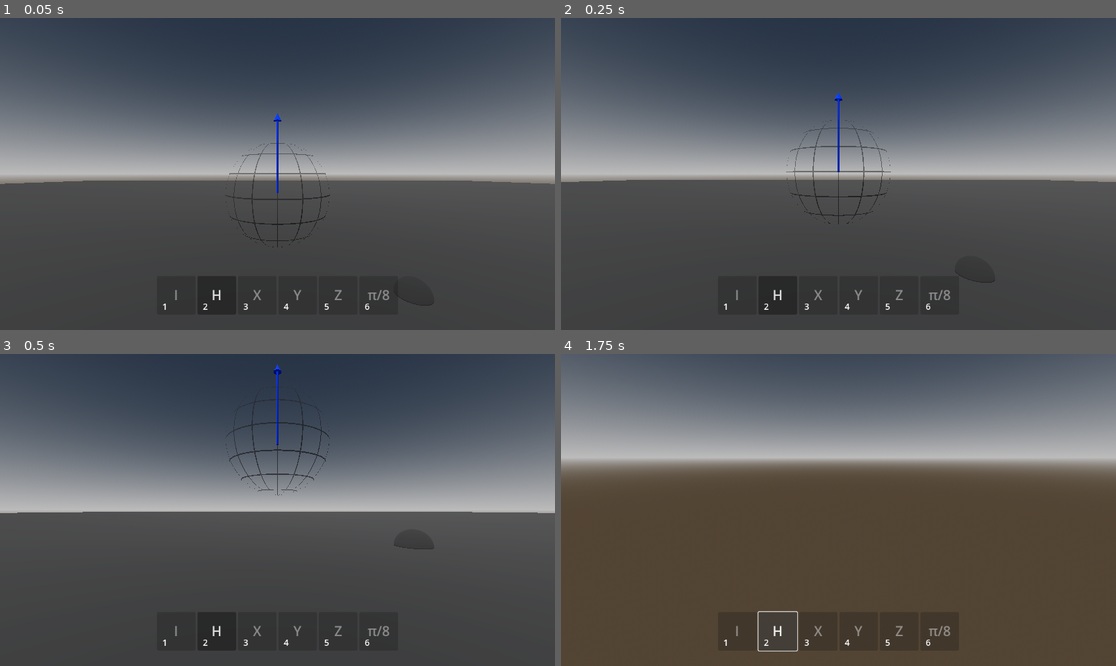
Above: before the commit, frames 1-4 (two rows, left to right).
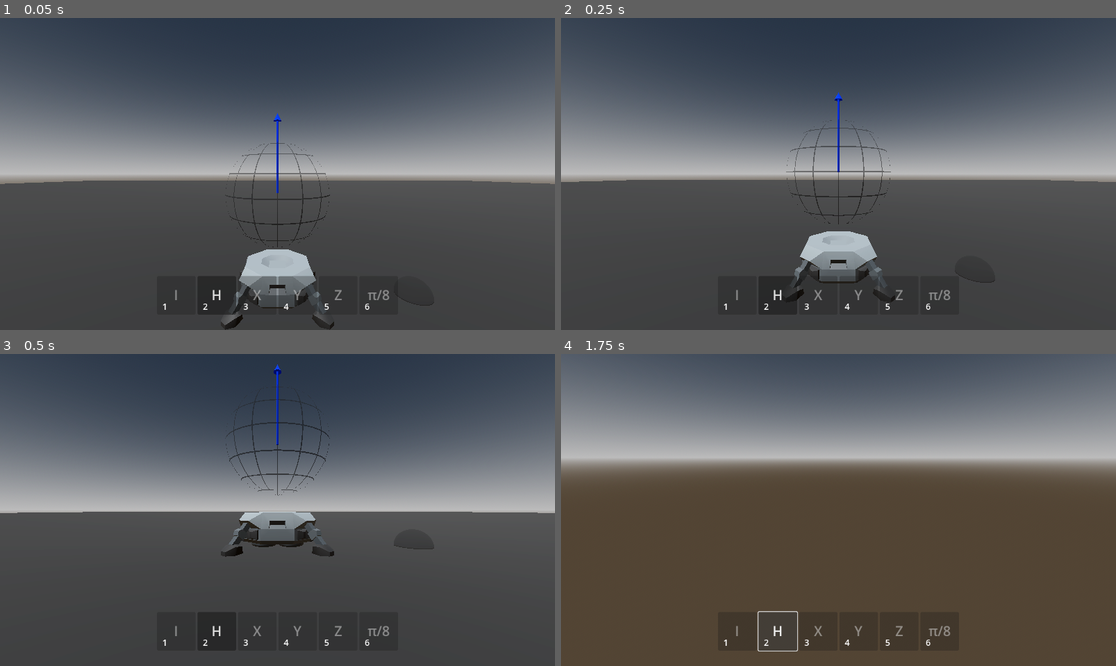
Above: after the commit, the same moments.

Repository: tdejong00/qugame
Game: Godot game, scene res://scenes/levels/main.tscn
The game is run twice, just before and just after one commit, with the same random seed, the same clock (stepped at 60 frames per second) and the same inputs.
Inputs (mouse positions are in pixels of both pictures, inside the frame that each line leads up to):
- Up to frame 1 (0.05 s): no input
- Up to frame 2 (0.25 s): no input
- Up to frame 3 (0.5 s): no input
- Up to frame 4 (1.75 s): tap Enter at 0.5 s; move the mouse to (866, 510) at 0.52 s; hold W (move_up) 0.53-1.25 s; tap F (interact) at 0.6 s; tap Space (jump) at 0.77 s; click "H" at 1.25 s

The runs differ from the first frame. In frame 1, 1.9% of the frame differs, in the area x 40-61%, y 74-100%; in frame 2, 1.8%; in frame 3, 1.3%; in frame 4, nothing differs.

Commit message:
Use assets for qubits and quantum gate bases

Diff:
--- a/scenes/objects/gates/hadamard_gate/hadamard_gate.tscn
+++ b/scenes/objects/gates/hadamard_gate/hadamard_gate.tscn
@@ -1,31 +1,25 @@
-[gd_scene load_steps=7 format=3 uid="uid://dnn7gxjnik7iw"]
+[gd_scene load_steps=6 format=3 uid="uid://dnn7gxjnik7iw"]
 
 [ext_resource type="Script" path="res://scenes/objects/gates/hadamard_gate/hadamard_gate.gd" id="1_2r02u"]
-[ext_resource type="Material" uid="uid://cqj87tia0cqks" path="res://assets/materials/black.tres" id="2_pmyb2"]
-[ext_resource type="Material" uid="uid://be2mlb4cmisim" path="res://assets/materials/blue.tres" id="3_lf62x"]
+[ext_resource type="PackedScene" uid="uid://bealr5knvwopx" path="res://addons/kaykit_space_base_bits/Assets/gltf/roofmodule_base.gltf" id="2_fxecc"]
+[ext_resource type="Material" uid="uid://b1yn56oqf1vd1" path="res://assets/materials/grey.tres" id="3_poxhu"]
 
-[sub_resource type="BoxMesh" id="BoxMesh_noipg"]
-material = ExtResource("2_pmyb2")
-size = Vector3(1, 0.4, 1)
+[sub_resource type="ShaderMaterial" id="ShaderMaterial_cv1ar"]
 
-[sub_resource type="TextMesh" id="TextMesh_u3wlr"]
-material = ExtResource("3_lf62x")
+[sub_resource type="TextMesh" id="TextMesh_fefgh"]
+material = ExtResource("3_poxhu")
 text = "H"
-
-[sub_resource type="ConvexPolygonShape3D" id="ConvexPolygonShape3D_bo6fl"]
-points = PackedVector3Array(-0.5, -0.2, -0.5, -0.5, 0.2, -0.5, 0.5, -0.2, -0.5, -0.5, -0.2, 0.5, -0.5, 0.2, 0.5, 0.5, 0.2, -0.5, 0.5, -0.2, 0.5, 0.5, 0.2, 0.5)
+font_size = 96
+depth = 0.1
 
 [node name="HadamardGate" type="Node3D"]
 script = ExtResource("1_2r02u")
 
-[node name="StaticBody3D" type="StaticBody3D" parent="."]
+[node name="Base" parent="." instance=ExtResource("2_fxecc")]
+transform = Transform3D(1, 0, 0, 0, 1, 0, 0, 0, 1, 0, 0.1, 0)
 
-[node name="MeshInstance3D" type="MeshInstance3D" parent="StaticBody3D"]
-mesh = SubResource("BoxMesh_noipg")
-
-[node name="MeshInstance3D2" type="MeshInstance3D" parent="StaticBody3D"]
-transform = Transform3D(5, -2.84217e-14, 0, -7.7647e-22, -2.18557e-07, 5, -2.84217e-14, -5, -2.18557e-07, 0, 0.25, 0)
-mesh = SubResource("TextMesh_u3wlr")
-
-[node name="CollisionShape3D" type="CollisionShape3D" parent="StaticBody3D"]
-shape = SubResource("ConvexPolygonShape3D_bo6fl")
+[node name="TextMeshInstance" type="MeshInstance3D" parent="Base"]
+transform = Transform3D(1, 0, 0, 0, -4.37114e-08, 1, 0, -1, -4.37114e-08, 0, 0.15, 0)
+material_overlay = SubResource("ShaderMaterial_cv1ar")
+mesh = SubResource("TextMesh_fefgh")
+skeleton = NodePath("")
--- a/scenes/objects/gates/identity_gate/identity_gate.tscn
+++ b/scenes/objects/gates/identity_gate/identity_gate.tscn
@@ -1,31 +1,22 @@
-[gd_scene load_steps=7 format=3 uid="uid://c22a2s455orx7"]
+[gd_scene load_steps=5 format=3 uid="uid://c22a2s455orx7"]
 
 [ext_resource type="Script" path="res://scenes/objects/gates/identity_gate/identity_gate.gd" id="1_75w2r"]
-[ext_resource type="Material" uid="uid://cqj87tia0cqks" path="res://assets/materials/black.tres" id="1_fjqbi"]
-[ext_resource type="Material" uid="uid://be2mlb4cmisim" path="res://assets/materials/blue.tres" id="3_u1hpi"]
+[ext_resource type="PackedScene" uid="uid://bealr5knvwopx" path="res://addons/kaykit_space_base_bits/Assets/gltf/roofmodule_base.gltf" id="2_ia31d"]
+[ext_resource type="Material" uid="uid://b1yn56oqf1vd1" path="res://assets/materials/grey.tres" id="3_m06wf"]
 
-[sub_resource type="BoxMesh" id="BoxMesh_t8urp"]
-material = ExtResource("1_fjqbi")
-size = Vector3(1, 0.4, 1)
-
-[sub_resource type="TextMesh" id="TextMesh_gt3xv"]
-material = ExtResource("3_u1hpi")
+[sub_resource type="TextMesh" id="TextMesh_3op8q"]
+material = ExtResource("3_m06wf")
 text = "I"
-
-[sub_resource type="ConvexPolygonShape3D" id="ConvexPolygonShape3D_edw1c"]
-points = PackedVector3Array(-0.5, -0.2, -0.5, -0.5, 0.2, -0.5, 0.5, -0.2, -0.5, -0.5, -0.2, 0.5, -0.5, 0.2, 0.5, 0.5, 0.2, -0.5, 0.5, -0.2, 0.5, 0.5, 0.2, 0.5)
+font_size = 96
+depth = 0.1
 
 [node name="IdentityGate" type="Node3D"]
 script = ExtResource("1_75w2r")
 
-[node name="StaticBody3D" type="StaticBody3D" parent="."]
+[node name="Base" parent="." instance=ExtResource("2_ia31d")]
+transform = Transform3D(1, 0, 0, 0, 1, 0, 0, 0, 1, 0, 0.1, 0)
 
-[node name="MeshInstance3D" type="MeshInstance3D" parent="StaticBody3D"]
-mesh = SubResource("BoxMesh_t8urp")
-
-[node name="MeshInstance3D2" type="MeshInstance3D" parent="StaticBody3D"]
-transform = Transform3D(5, -2.84217e-14, 0, -7.7647e-22, -2.18557e-07, 5, -2.84217e-14, -5, -2.18557e-07, 0, 0.25, 0)
-mesh = SubResource("TextMesh_gt3xv")
-
-[node name="CollisionShape3D" type="CollisionShape3D" parent="StaticBody3D"]
-shape = SubResource("ConvexPolygonShape3D_edw1c")
+[node name="TextMeshInstance" type="MeshInstance3D" parent="Base"]
+transform = Transform3D(1, 0, 0, 0, -4.37114e-08, 1, 0, -1, -4.37114e-08, 0, 0.15, 0)
+mesh = SubResource("TextMesh_3op8q")
+skeleton = NodePath("")
--- a/scenes/objects/gates/pauli_x_gate/pauli_x_gate.tscn
+++ b/scenes/objects/gates/pauli_x_gate/pauli_x_gate.tscn
@@ -1,31 +1,22 @@
-[gd_scene load_steps=7 format=3 uid="uid://t5tk3vg1fiy"]
+[gd_scene load_steps=5 format=3 uid="uid://t5tk3vg1fiy"]
 
-[ext_resource type="Material" uid="uid://cqj87tia0cqks" path="res://assets/materials/black.tres" id="2_feyuv"]
+[ext_resource type="Material" uid="uid://b1yn56oqf1vd1" path="res://assets/materials/grey.tres" id="3_kedau"]
 [ext_resource type="Script" path="res://scenes/objects/gates/pauli_x_gate/pauli_x_gate.gd" id="3_khlan"]
-[ext_resource type="Material" uid="uid://be2mlb4cmisim" path="res://assets/materials/blue.tres" id="3_yr5p7"]
+[ext_resource type="PackedScene" uid="uid://bealr5knvwopx" path="res://addons/kaykit_space_base_bits/Assets/gltf/roofmodule_base.gltf" id="4_g4p5w"]
 
-[sub_resource type="BoxMesh" id="BoxMesh_y18hi"]
-material = ExtResource("2_feyuv")
-size = Vector3(1, 0.4, 1)
-
-[sub_resource type="TextMesh" id="TextMesh_tmxja"]
-material = ExtResource("3_yr5p7")
+[sub_resource type="TextMesh" id="TextMesh_t2vg5"]
+material = ExtResource("3_kedau")
 text = "X"
-
-[sub_resource type="ConvexPolygonShape3D" id="ConvexPolygonShape3D_mvdau"]
-points = PackedVector3Array(-0.5, -0.2, -0.5, -0.5, 0.2, -0.5, 0.5, -0.2, -0.5, -0.5, -0.2, 0.5, -0.5, 0.2, 0.5, 0.5, 0.2, -0.5, 0.5, -0.2, 0.5, 0.5, 0.2, 0.5)
+font_size = 96
+depth = 0.1
 
 [node name="PauliXGate" type="Node3D"]
 script = ExtResource("3_khlan")
 
-[node name="StaticBody3D" type="StaticBody3D" parent="."]
+[node name="Base" parent="." instance=ExtResource("4_g4p5w")]
+transform = Transform3D(1, 0, 0, 0, 1, 0, 0, 0, 1, 0, 0.1, 0)
 
-[node name="MeshInstance3D" type="MeshInstance3D" parent="StaticBody3D"]
-mesh = SubResource("BoxMesh_y18hi")
-
-[node name="MeshInstance3D2" type="MeshInstance3D" parent="StaticBody3D"]
-transform = Transform3D(5, -2.84217e-14, 0, -7.7647e-22, -2.18557e-07, 5, -2.84217e-14, -5, -2.18557e-07, 0, 0.25, 0)
-mesh = SubResource("TextMesh_tmxja")
-
-[node name="CollisionShape3D" type="CollisionShape3D" parent="StaticBody3D"]
-shape = SubResource("ConvexPolygonShape3D_mvdau")
+[node name="TextMeshInstance" type="MeshInstance3D" parent="Base"]
+transform = Transform3D(1, 0, 0, 0, -4.37114e-08, 1, 0, -1, -4.37114e-08, 0, 0.15, 0)
+mesh = SubResource("TextMesh_t2vg5")
+skeleton = NodePath("")
--- a/scenes/objects/gates/pauli_y_gate/pauli_y_gate.tscn
+++ b/scenes/objects/gates/pauli_y_gate/pauli_y_gate.tscn
@@ -1,31 +1,22 @@
-[gd_scene load_steps=7 format=3 uid="uid://jwahwo270x0"]
+[gd_scene load_steps=5 format=3 uid="uid://jwahwo270x0"]
 
 [ext_resource type="Script" path="res://scenes/objects/gates/pauli_y_gate/pauli_y_gate.gd" id="1_ja188"]
-[ext_resource type="Material" uid="uid://cqj87tia0cqks" path="res://assets/materials/black.tres" id="2_u5liw"]
-[ext_resource type="Material" uid="uid://be2mlb4cmisim" path="res://assets/materials/blue.tres" id="3_wuvy8"]
+[ext_resource type="PackedScene" uid="uid://bealr5knvwopx" path="res://addons/kaykit_space_base_bits/Assets/gltf/roofmodule_base.gltf" id="2_qtbkd"]
+[ext_resource type="Material" uid="uid://b1yn56oqf1vd1" path="res://assets/materials/grey.tres" id="3_olkms"]
 
-[sub_resource type="BoxMesh" id="BoxMesh_y18hi"]
-material = ExtResource("2_u5liw")
-size = Vector3(1, 0.4, 1)
-
-[sub_resource type="TextMesh" id="TextMesh_tmxja"]
-material = ExtResource("3_wuvy8")
+[sub_resource type="TextMesh" id="TextMesh_wklvg"]
+material = ExtResource("3_olkms")
 text = "Y"
-
-[sub_resource type="ConvexPolygonShape3D" id="ConvexPolygonShape3D_mvdau"]
-points = PackedVector3Array(-0.5, -0.2, -0.5, -0.5, 0.2, -0.5, 0.5, -0.2, -0.5, -0.5, -0.2, 0.5, -0.5, 0.2, 0.5, 0.5, 0.2, -0.5, 0.5, -0.2, 0.5, 0.5, 0.2, 0.5)
+font_size = 96
+depth = 0.1
 
 [node name="PauliYGate" type="Node3D"]
 script = ExtResource("1_ja188")
 
-[node name="StaticBody3D" type="StaticBody3D" parent="."]
+[node name="Base" parent="." instance=ExtResource("2_qtbkd")]
+transform = Transform3D(1, 0, 0, 0, 1, 0, 0, 0, 1, 0, 0.1, 0)
 
-[node name="MeshInstance3D" type="MeshInstance3D" parent="StaticBody3D"]
-mesh = SubResource("BoxMesh_y18hi")
-
-[node name="MeshInstance3D2" type="MeshInstance3D" parent="StaticBody3D"]
-transform = Transform3D(5, -2.84217e-14, 0, -7.7647e-22, -2.18557e-07, 5, -2.84217e-14, -5, -2.18557e-07, 0, 0.25, 0)
-mesh = SubResource("TextMesh_tmxja")
-
-[node name="CollisionShape3D" type="CollisionShape3D" parent="StaticBody3D"]
-shape = SubResource("ConvexPolygonShape3D_mvdau")
+[node name="TextMeshInstance" type="MeshInstance3D" parent="Base"]
+transform = Transform3D(1, 0, 0, 0, -4.37114e-08, 1, 0, -1, -4.37114e-08, 0, 0.15, 0)
+mesh = SubResource("TextMesh_wklvg")
+skeleton = NodePath("")
--- a/scenes/objects/gates/pauli_z_gate/pauli_z_gate.tscn
+++ b/scenes/objects/gates/pauli_z_gate/pauli_z_gate.tscn
@@ -1,31 +1,22 @@
-[gd_scene load_steps=7 format=3 uid="uid://g8b0hd2vy2k0"]
+[gd_scene load_steps=5 format=3 uid="uid://g8b0hd2vy2k0"]
 
 [ext_resource type="Script" path="res://scenes/objects/gates/pauli_z_gate/pauli_z_gate.gd" id="1_kx56a"]
-[ext_resource type="Material" uid="uid://cqj87tia0cqks" path="res://assets/materials/black.tres" id="2_hfl5a"]
-[ext_resource type="Material" uid="uid://be2mlb4cmisim" path="res://assets/materials/blue.tres" id="3_4w1bg"]
+[ext_resource type="PackedScene" uid="uid://bealr5knvwopx" path="res://addons/kaykit_space_base_bits/Assets/gltf/roofmodule_base.gltf" id="2_8g7r5"]
+[ext_resource type="Material" uid="uid://b1yn56oqf1vd1" path="res://assets/materials/grey.tres" id="3_64hlp"]
 
-[sub_resource type="BoxMesh" id="BoxMesh_y18hi"]
-material = ExtResource("2_hfl5a")
-size = Vector3(1, 0.4, 1)
-
-[sub_resource type="TextMesh" id="TextMesh_tmxja"]
-material = ExtResource("3_4w1bg")
-text = "z"
-
-[sub_resource type="ConvexPolygonShape3D" id="ConvexPolygonShape3D_mvdau"]
-points = PackedVector3Array(-0.5, -0.2, -0.5, -0.5, 0.2, -0.5, 0.5, -0.2, -0.5, -0.5, -0.2, 0.5, -0.5, 0.2, 0.5, 0.5, 0.2, -0.5, 0.5, -0.2, 0.5, 0.5, 0.2, 0.5)
+[sub_resource type="TextMesh" id="TextMesh_gslxb"]
+material = ExtResource("3_64hlp")
+text = "Z"
+font_size = 96
+depth = 0.1
 
 [node name="PauliYGate" type="Node3D"]
 script = ExtResource("1_kx56a")
 
-[node name="StaticBody3D" type="StaticBody3D" parent="."]
+[node name="Base" parent="." instance=ExtResource("2_8g7r5")]
+transform = Transform3D(1, 0, 0, 0, 1, 0, 0, 0, 1, 0, 0.1, 0)
 
-[node name="MeshInstance3D" type="MeshInstance3D" parent="StaticBody3D"]
-mesh = SubResource("BoxMesh_y18hi")
-
-[node name="MeshInstance3D2" type="MeshInstance3D" parent="StaticBody3D"]
-transform = Transform3D(5, -2.84217e-14, 0, -7.7647e-22, -2.18557e-07, 5, -2.84217e-14, -5, -2.18557e-07, 0, 0.25, 0)
-mesh = SubResource("TextMesh_tmxja")
-
-[node name="CollisionShape3D" type="CollisionShape3D" parent="StaticBody3D"]
-shape = SubResource("ConvexPolygonShape3D_mvdau")
+[node name="TextMeshInstance" type="MeshInstance3D" parent="Base"]
+transform = Transform3D(1, 0, 0, 0, -4.37114e-08, 1, 0, -1, -4.37114e-08, 0, 0.15, 0)
+mesh = SubResource("TextMesh_gslxb")
+skeleton = NodePath("")
--- a/scenes/objects/gates/pi_8_gate/pi_8_gate.tscn
+++ b/scenes/objects/gates/pi_8_gate/pi_8_gate.tscn
@@ -1,31 +1,22 @@
-[gd_scene load_steps=7 format=3 uid="uid://7fwe8i5kgvl3"]
+[gd_scene load_steps=5 format=3 uid="uid://7fwe8i5kgvl3"]
 
 [ext_resource type="Script" path="res://scenes/objects/gates/pi_8_gate/pi_8_gate.gd" id="1_pqybs"]
-[ext_resource type="Material" uid="uid://cqj87tia0cqks" path="res://assets/materials/black.tres" id="2_8oc2g"]
-[ext_resource type="Material" uid="uid://be2mlb4cmisim" path="res://assets/materials/blue.tres" id="3_ekde3"]
+[ext_resource type="PackedScene" uid="uid://bealr5knvwopx" path="res://addons/kaykit_space_base_bits/Assets/gltf/roofmodule_base.gltf" id="2_6xint"]
+[ext_resource type="Material" uid="uid://b1yn56oqf1vd1" path="res://assets/materials/grey.tres" id="3_mtl51"]
 
-[sub_resource type="BoxMesh" id="BoxMesh_y18hi"]
-material = ExtResource("2_8oc2g")
-size = Vector3(1, 0.4, 1)
-
-[sub_resource type="TextMesh" id="TextMesh_tmxja"]
-material = ExtResource("3_ekde3")
+[sub_resource type="TextMesh" id="TextMesh_ltvg0"]
+material = ExtResource("3_mtl51")
 text = "T"
-
-[sub_resource type="ConvexPolygonShape3D" id="ConvexPolygonShape3D_mvdau"]
-points = PackedVector3Array(-0.5, -0.2, -0.5, -0.5, 0.2, -0.5, 0.5, -0.2, -0.5, -0.5, -0.2, 0.5, -0.5, 0.2, 0.5, 0.5, 0.2, -0.5, 0.5, -0.2, 0.5, 0.5, 0.2, 0.5)
+font_size = 96
+depth = 0.1
 
 [node name="PauliYGate" type="Node3D"]
 script = ExtResource("1_pqybs")
 
-[node name="StaticBody3D" type="StaticBody3D" parent="."]
+[node name="Base" parent="." instance=ExtResource("2_6xint")]
+transform = Transform3D(1, 0, 0, 0, 1, 0, 0, 0, 1, 0, 0.1, 0)
 
-[node name="MeshInstance3D" type="MeshInstance3D" parent="StaticBody3D"]
-mesh = SubResource("BoxMesh_y18hi")
-
-[node name="MeshInstance3D2" type="MeshInstance3D" parent="StaticBody3D"]
-transform = Transform3D(5, -2.84217e-14, 0, -7.7647e-22, -2.18557e-07, 5, -2.84217e-14, -5, -2.18557e-07, 0, 0.25, 0)
-mesh = SubResource("TextMesh_tmxja")
-
-[node name="CollisionShape3D" type="CollisionShape3D" parent="StaticBody3D"]
-shape = SubResource("ConvexPolygonShape3D_mvdau")
+[node name="TextMeshInstance" type="MeshInstance3D" parent="Base"]
+transform = Transform3D(1, 0, 0, 0, -4.37114e-08, 1, 0, -1, -4.37114e-08, 0, 0.15, 0)
+mesh = SubResource("TextMesh_ltvg0")
+skeleton = NodePath("")
--- a/scenes/objects/qubit/qubit.tscn
+++ b/scenes/objects/qubit/qubit.tscn
@@ -1,9 +1,10 @@
-[gd_scene load_steps=16 format=3 uid="uid://bsi2sm86hkhor"]
+[gd_scene load_steps=15 format=3 uid="uid://bsi2sm86hkhor"]
 
 [ext_resource type="Script" path="res://scenes/objects/qubit/qubit.gd" id="1_l4ays"]
 [ext_resource type="Shader" path="res://scenes/objects/qubit/bloch_sphere.gdshader" id="2_31cjo"]
 [ext_resource type="Material" uid="uid://cqj87tia0cqks" path="res://assets/materials/black.tres" id="2_u3hps"]
 [ext_resource type="Material" uid="uid://be2mlb4cmisim" path="res://assets/materials/blue.tres" id="4_myud1"]
+[ext_resource type="PackedScene" uid="uid://cg125dad6a2gi" path="res://addons/kaykit_space_base_bits/Assets/gltf/lander_base.gltf" id="5_k2sy0"]
 
 [sub_resource type="StandardMaterial3D" id="StandardMaterial3D_sywhx"]
 blend_mode = 1
@@ -51,15 +52,6 @@
 bottom_radius = 0.01
 height = 0.75
 
-[sub_resource type="SphereMesh" id="SphereMesh_y8nnr"]
-material = ExtResource("2_u3hps")
-radius = 0.25
-height = 0.25
-is_hemisphere = true
-
-[sub_resource type="SphereShape3D" id="SphereShape3D_xauho"]
-radius = 0.25
-
 [node name="Qubit" type="Node3D"]
 script = ExtResource("1_l4ays")
 
@@ -100,15 +92,4 @@
 transform = Transform3D(1, 0, 0, 0, 1, 0, 0, 0, 1, 0, 0.375, 0)
 mesh = SubResource("CylinderMesh_u1148")
 
-[node name="Base" type="Node3D" parent="."]
-
-[node name="StaticBody3D" type="StaticBody3D" parent="Base"]
-collision_layer = 2
-collision_mask = 0
-
-[node name="MeshInstance3D" type="MeshInstance3D" parent="Base/StaticBody3D"]
-mesh = SubResource("SphereMesh_y8nnr")
-skeleton = NodePath("../..")
-
-[node name="CollisionShape3D" type="CollisionShape3D" parent="Base/StaticBody3D"]
-shape = SubResource("SphereShape3D_xauho")
+[node name="Base" parent="." instance=ExtResource("5_k2sy0")]
